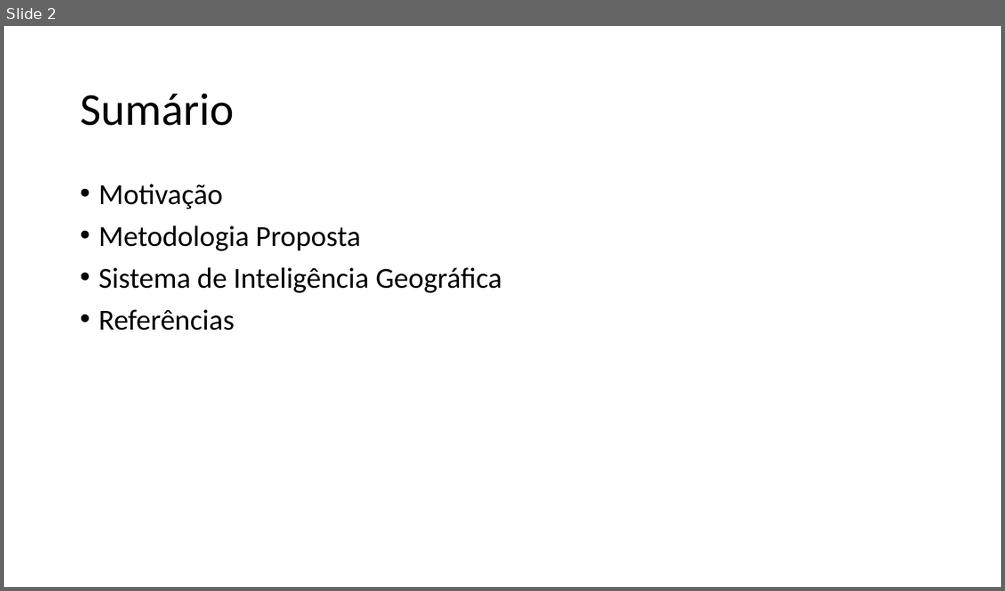
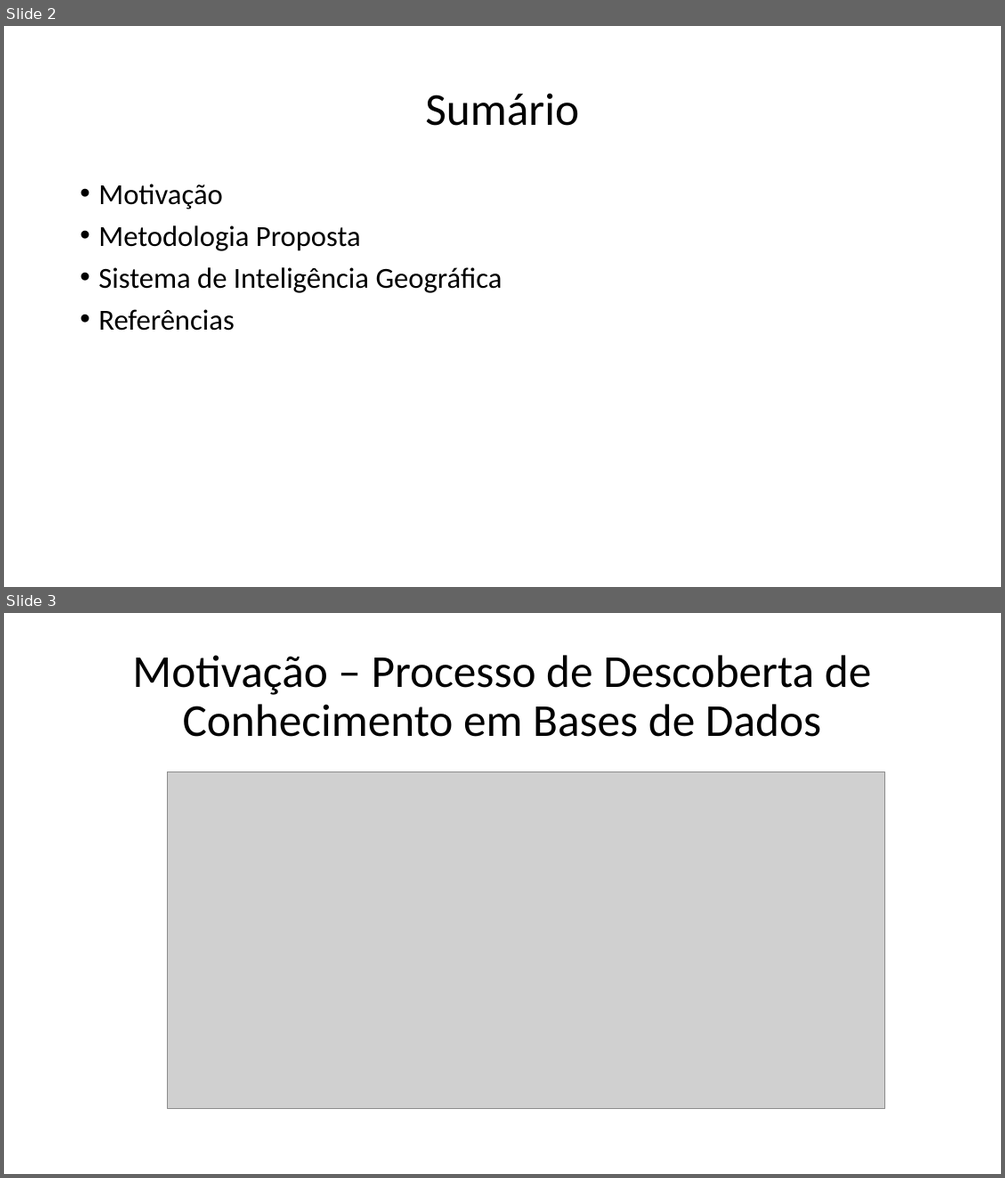
Before and after one commit to TavaresCarlos/TerrainIntelGIS, a slide deck: escrita/seminários/apresentacao.pptx. Shown one above the other, each under a label of ours: slide 2 before the commit, slides 2 and 3 after it. The pictures are 1005x591 and 1005x1178 pixels, drawn with LibreOffice and Linux fonts; fonts in the diff are those of the drawing; grey boxes stand for pictures. Boxes give left, top, right and bottom in pixels: in the first picture for what was removed or moved away, otherwise in the second. Text is boxed around its words. In the diff, an @@ line names an element or a change of style, - is before the commit and + after.

```diff
--- a/escrita/seminários/apresentacao.pptx
+++ b/escrita/seminários/apresentacao.pptx
@@ slide 3 added at bbox=[4, 613, 1001, 1174], background #FFFFFF @@
@@ title added at bbox=[132, 655, 871, 737], 44 pt, text #000000 @@
+Motivação – Processo de Descoberta de Conhecimento em Bases de Dados
@@ picture added at bbox=[168, 772, 885, 1108] @@
@@ slide 2 changed as well @@
@@ title "Sumário" at bbox=[425, 93, 579, 126]: alignment left to centre @@
```
Also in this commit, not shown: 4 other slides changed, 7 other slides added, 1 slide removed, 4 other files.
